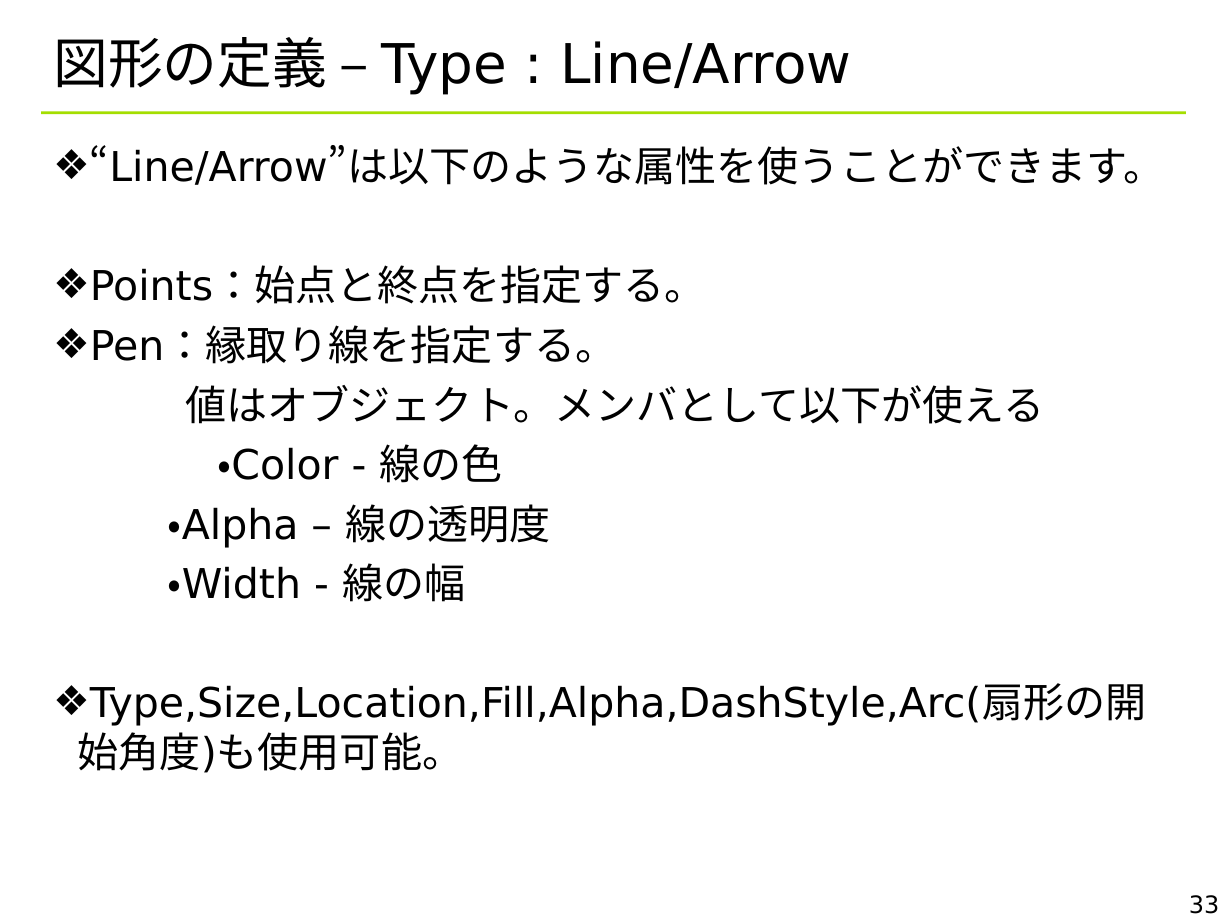
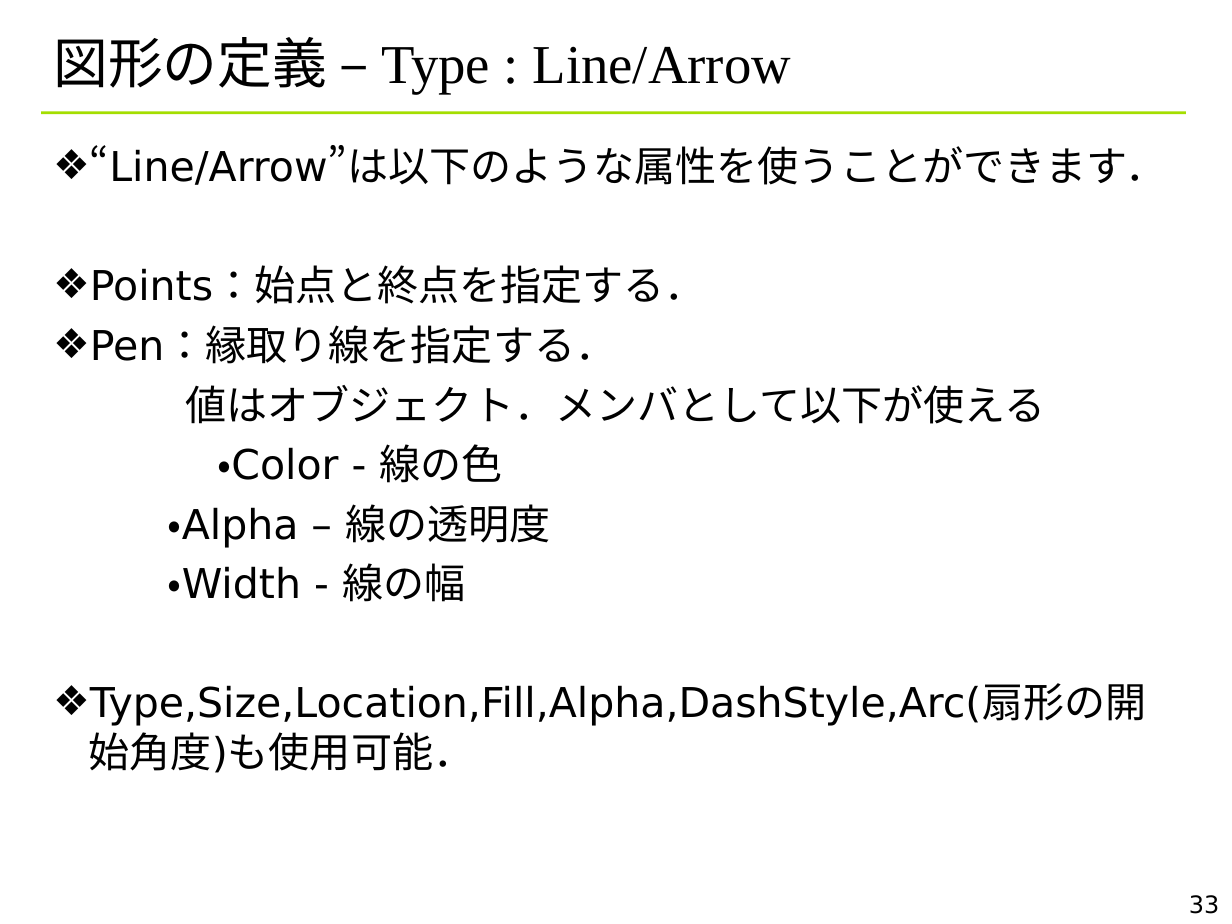
Before and after one commit to YixiaoLi/tlv4mc, a slide deck: slide 33 of doc/TLV_visualize_rules.ppt. Drawn at 1232x924 pixels with LibreOffice and Linux fonts; fonts in the diff are those of the drawing; background and template pictures are left out. Boxes give left, top, right and bottom in pixels: in the first picture for what was removed or moved away, otherwise in the second. Text is boxed around its words. In the diff, an @@ line names an element or a change of style, - is before the commit and + after.

```diff
--- a/doc/TLV_visualize_rules.ppt
+++ b/doc/TLV_visualize_rules.ppt
@@ title "図形の定義 – Type : Line/Arrow" at (53, 37, 791, 94): font DejaVu Sans to Times New Roman in "Type : Line/Arrow" @@
@@ text at (53, 145, 1167, 424): text changed @@
-❖ “Line/Arrow”は以下のような属性を使うことができます。
-❖ Points：始点と終点を指定する。
-❖ Pen：縁取り線を指定する。
-値はオブジェクト。メンバとして以下が使える
+❖ “Line/Arrow”は以下のような属性を使うことができます．
+❖ Points：始点と終点を指定する．
+❖ Pen：縁取り線を指定する．
+値はオブジェクト．メンバとして以下が使える
@@ text at (53, 683, 1146, 773): text changed @@
-❖ Type,Size,Location,Fill,Alpha,DashStyle,Arc(扇形の開始角度)も使用可能。
+❖ Type,Size,Location,Fill,Alpha,DashStyle,Arc(扇形の開始角度)も使用可能．
```
Also in this commit, not shown: 41 other slides changed, 4 other files.
